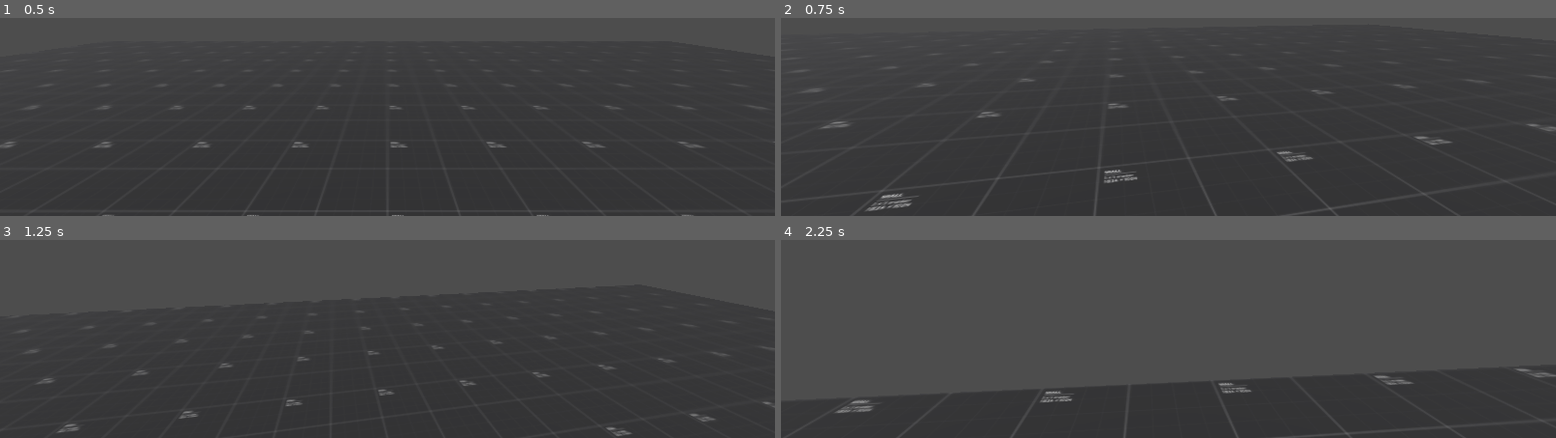
Above: before the commit, frames 1-4 (two rows, left to right).
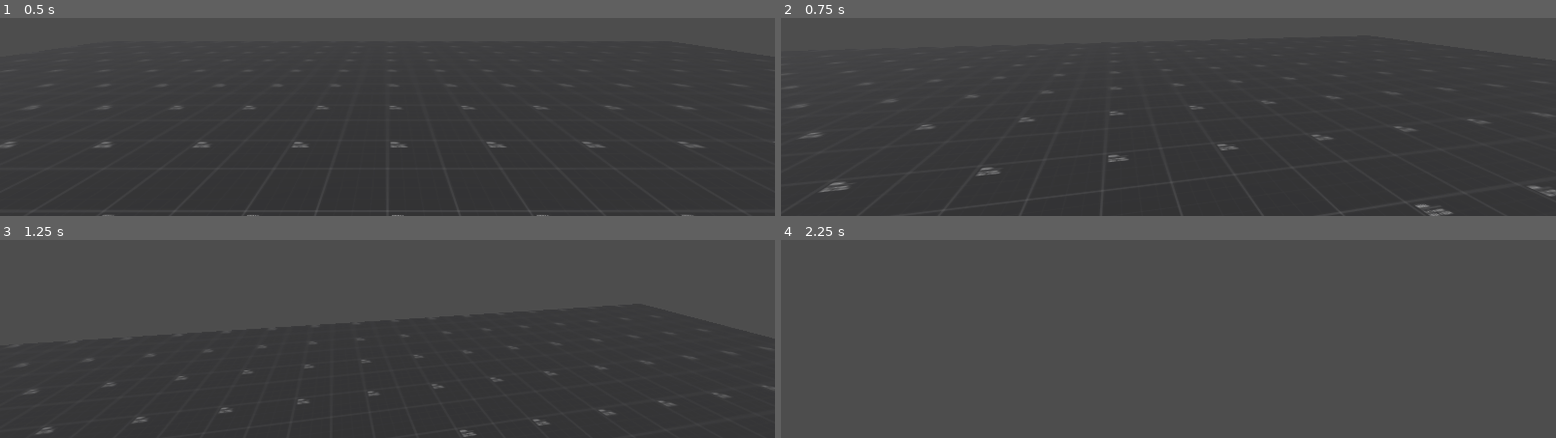
Above: after the commit, the same moments.

Repository: Tresillo/FlawedPhantasms
Game: Godot game, scene res://Scenes/main.tscn
The game is run twice, just before and just after one commit, with the same random seed, the same clock (stepped at 60 frames per second) and the same inputs.
Inputs (mouse positions are in pixels of both pictures, inside the frame that each line leads up to):
- Up to frame 1 (0.5 s): no input
- Up to frame 2 (0.75 s): tap Enter at 0.5 s; move the mouse to (outside the picture) at 0.52 s; hold W (move_forward) from 0.53 s (still down); hold Ctrl (crouch) from 0.53 s (still down)
- Up to frame 3 (1.25 s): keep holding W (move_forward); keep holding Ctrl (crouch); tap Space (jump) at 0.77 s
- Up to frame 4 (2.25 s): keep holding W (move_forward); move the mouse to (outside the picture) at 1.27 s; release Ctrl (crouch) at 1.28 s; click (outside the picture) at 1.35 s; tap Space (jump) at 1.52 s; move the mouse to (outside the picture) at 2.02 s; hold Ctrl (crouch) from 2.03 s (still down)

Frame 1 is identical in both runs. In frame 2, 1.6% of the frame differs, in the area x 1-100%, y 21-100%; in frame 3, 0.9%; in frame 4, 10%, in the area x 7-100%, y 65-100%.

Commit message:
Separated the main camera from the player node

Diff:
--- a/Prefabs/Player.tscn
+++ b/Prefabs/Player.tscn
@@ -28,12 +28,10 @@
 script = ExtResource("1_ylgb0")
 
 [node name="MeshInstance3D" type="MeshInstance3D" parent="."]
-visible = false
 mesh = SubResource("CapsuleMesh_8iuk3")
 
-[node name="Camera3D" type="Camera3D" parent="."]
+[node name="CameraMarker" type="Marker3D" parent="."]
 transform = Transform3D(1, 0.000184416, -5.2461e-05, -0.000184408, 1, 0.000151471, 5.24889e-05, -0.000151462, 1, 0, 0.6, 0)
-current = true
 
 [node name="StandingCollider" type="CollisionShape3D" parent="."]
 shape = SubResource("CapsuleShape3D_266ql")
--- a/Scenes/main.tscn
+++ b/Scenes/main.tscn
@@ -27,3 +27,5 @@
 
 [node name="Player" parent="." instance=ExtResource("2_r76vy")]
 transform = Transform3D(1, 0, 0, 0, 1, 0, 0, 0, 1, 0, 1.02808, 0)
+
+[node name="MainCam" type="Camera3D" parent="Player"]
--- a/Scripts/Player.gd
+++ b/Scripts/Player.gd
@@ -18,7 +18,7 @@
 @export var _mouse_sensitivity: float = 3
 @export var _interact_dist: float = 5
 
-@onready var player_cam = $Camera3D
+var player_cam: Camera3D
 @onready var gravity: float = -ProjectSettings.get_setting("physics/3d/default_gravity")
 
 var _crouching: bool = false
@@ -31,9 +31,18 @@
 	Input.mouse_mode = Input.MOUSE_MODE_CAPTURED
 	_crouching = false
 	_disable_move = false
+	player_cam = null
 
 
 func _process(delta):
+
+	if player_cam == null and get_node("MainCam"):
+		player_cam = get_node("MainCam")
+		var temp_cam_mark = $CameraMarker
+		player_cam.global_position = temp_cam_mark.global_position
+		player_cam.global_rotation = temp_cam_mark.global_rotation
+		player_cam.reparent(temp_cam_mark, true);
+
 	#Quit button NEEDS MOVING
 	if Input.is_action_just_pressed("quit"):
 		get_tree().quit()
@@ -134,11 +143,11 @@
 		#rotate whole player horizontally
 		rotate_y(-event.relative.x * _mouse_sensitivity * 0.001)
 		#rotate camera node vertically
-		player_cam.rotate_x(-event.relative.y * _mouse_sensitivity * 0.001)
-		player_cam.rotation.x = clamp(player_cam.rotation.x, -1.4, 1.4)
+		$CameraMarker.rotate_x(-event.relative.y * _mouse_sensitivity * 0.001)
+		$CameraMarker.rotation.x = clamp($CameraMarker.rotation.x, -1.4, 1.4)
 		#Stop euler angles enabling player cam movement
-		player_cam.rotation.y = 0
-		player_cam.rotation.z = 0
+		$CameraMarker.rotation.y = 0
+		$CameraMarker.rotation.z = 0
 		#print(player_cam.rotation)
 
 
